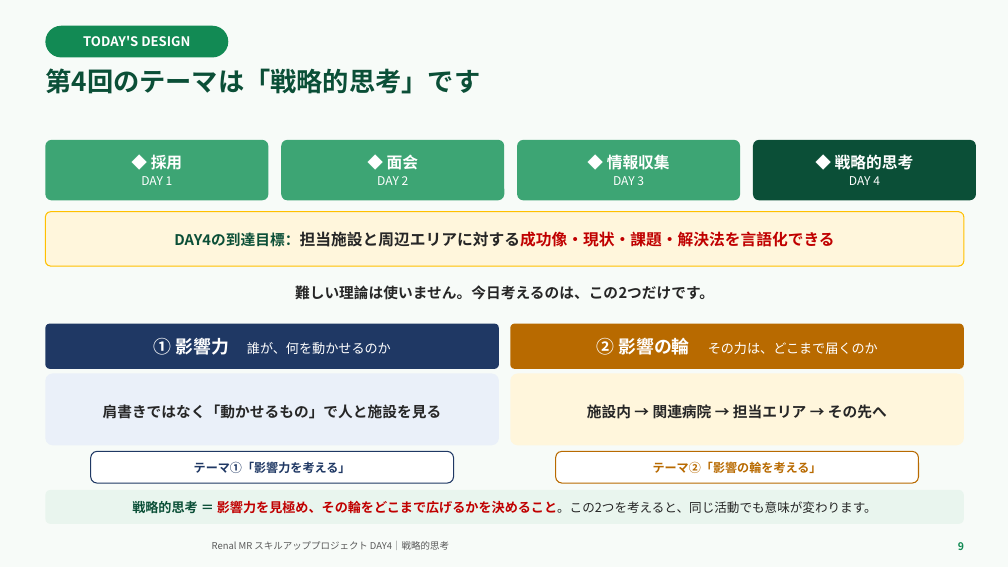
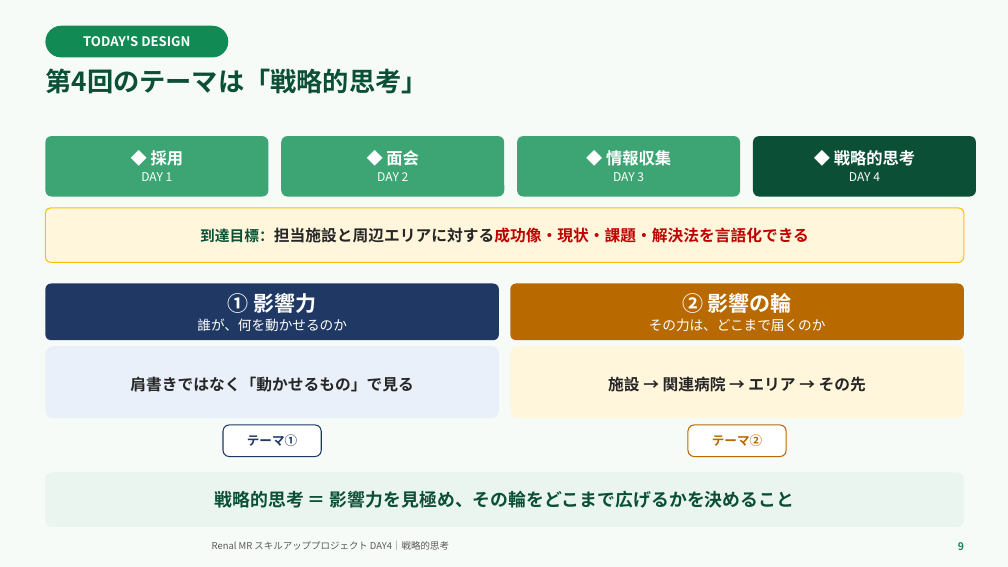
Before and after one commit to TAKUYA-1187/Claude, a slide deck: slide 9 of novartis_training/DAY4_ちょっと分かるだけで世界が変わる.pptx. Drawn at 1008x567 pixels with LibreOffice and Linux fonts; fonts in the diff are those of the drawing; background and template pictures are left out. Boxes give left, top, right and bottom in pixels: in the first picture for what was removed or moved away, otherwise in the second. Text is boxed around its words. In the diff, an @@ line names an element or a change of style, - is before the commit and + after.

```diff
--- a/novartis_training/DAY4_ちょっと分かるだけで世界が変わる.pptx
+++ b/novartis_training/DAY4_ちょっと分かるだけで世界が変わる.pptx
@@ text at (45, 68, 427, 94): text changed @@
-第4回のテーマは「戦略的思考」です
+第4回のテーマは「戦略的思考」
@@ text in rounded rectangle at (151, 150, 184, 166): size 15 to 15.5 pt in "◆ 採用" @@
@@ text in rounded rectangle at (386, 150, 419, 166): size 15 to 15.5 pt in "◆ 面会" @@
@@ text in rounded rectangle at (606, 150, 671, 166): size 15 to 15.5 pt in "◆ 情報収集" @@
@@ text in rounded rectangle at (834, 150, 915, 166): size 15 to 15.5 pt in "◆ 戦略的思考" @@
@@ 5 rounded rectangles: place and size @@
-5 rounded rectangles at (45, 140, 976, 266)
+5 rounded rectangles at (45, 136, 976, 262)
@@ text in rounded rectangle at (200, 227, 809, 243): text changed @@
-DAY4の到達目標：担当施設と周辺エリアに対する成功像・現状・課題・解決法を言語化できる
+到達目標：担当施設と周辺エリアに対する成功像・現状・課題・解決法を言語化できる
@@ rounded rectangle "① 影響力": place and size @@
-rounded rectangle "① 影響力" at (45, 324, 499, 369)
+rounded rectangle "① 影響力" at (45, 284, 499, 340)
@@ text in rounded rectangle at (197, 293, 347, 331): text changed; size 12.5 to 13 pt @@
-① 影響力 誰が、何を動かせるのか
+① 影響力
+誰が、何を動かせるのか
@@ text removed at (295, 285, 714, 300) @@
-難しい理論は使いません。今日考えるのは、この2つだけです。
@@ rounded rectangle "② 影響の輪": place and size @@
-rounded rectangle "② 影響の輪" at (510, 324, 964, 369)
+rounded rectangle "② 影響の輪" at (510, 284, 964, 340)
@@ text in rounded rectangle at (649, 293, 826, 331): text changed; size 12.5 to 13 pt @@
-② 影響の輪 その力は、どこまで届くのか
+② 影響の輪
+その力は、どこまで届くのか
@@ rounded rectangle "肩書きではなく「動かせるもの」で見る": place and size @@
-rounded rectangle "肩書きではなく「動かせるもの」で見る" at (45, 374, 499, 445)
+rounded rectangle "肩書きではなく「動かせるもの」で見る" at (45, 346, 499, 418)
@@ rounded rectangle "施設 → 関連病院 → エリア ...": place and size @@
-rounded rectangle "施設 → 関連病院 → エリア ..." at (510, 374, 964, 445)
+rounded rectangle "施設 → 関連病院 → エリア ..." at (510, 346, 964, 418)
@@ text in rounded rectangle at (130, 376, 413, 392): text changed; size 14 to 15 pt @@
-肩書きではなく「動かせるもの」で人と施設を見る
+肩書きではなく「動かせるもの」で見る
@@ text in rounded rectangle at (608, 375, 866, 396): text changed; size 14 to 15 pt @@
-施設内 → 関連病院 → 担当エリア → その先へ
+施設 → 関連病院 → エリア → その先
@@ rounded rectangle added at (223, 425, 321, 457), fill #FFFFFF, outline #1F3864 1 pt, 12 pt, text #1F3864, bold @@
+テーマ①
@@ rounded rectangle added at (688, 425, 786, 457), fill #FFFFFF, outline #B86A00 1 pt, 12 pt, text #B86A00, bold @@
+テーマ②
@@ rounded rectangle "戦略的思考 ＝ 影響力を見極め、その輪をどこまで広げるかを決めること": place and size @@
-rounded rectangle "戦略的思考 ＝ 影響力を見極め、その輪をどこまで広げるかを決めること" at (45, 490, 964, 524)
+rounded rectangle "戦略的思考 ＝ 影響力を見極め、その輪をどこまで広げるかを決めること" at (45, 473, 964, 527)
@@ rounded rectangle "戦略的思考 ＝ 影響力を見極め、その輪をどこまで広げるかを決めること" at (45, 473, 964, 527): proportions changed @@
@@ rounded rectangle removed at (91, 451, 454, 483) @@
-テーマ①「影響力を考える」
@@ rounded rectangle removed at (556, 451, 919, 483) @@
-テーマ②「影響の輪を考える」
@@ text in rounded rectangle at (215, 491, 794, 508): text changed; size 12.5 to 17 pt; text colour #C00000 to #0B4F37 @@
-戦略的思考 ＝ 影響力を見極め、その輪をどこまで広げるかを決めること。この2つを考えると、同じ活動でも意味が変わります。
+戦略的思考 ＝ 影響力を見極め、その輪をどこまで広げるかを決めること
```
Also in this commit, not shown: 25 other slides changed, 1 other file.
